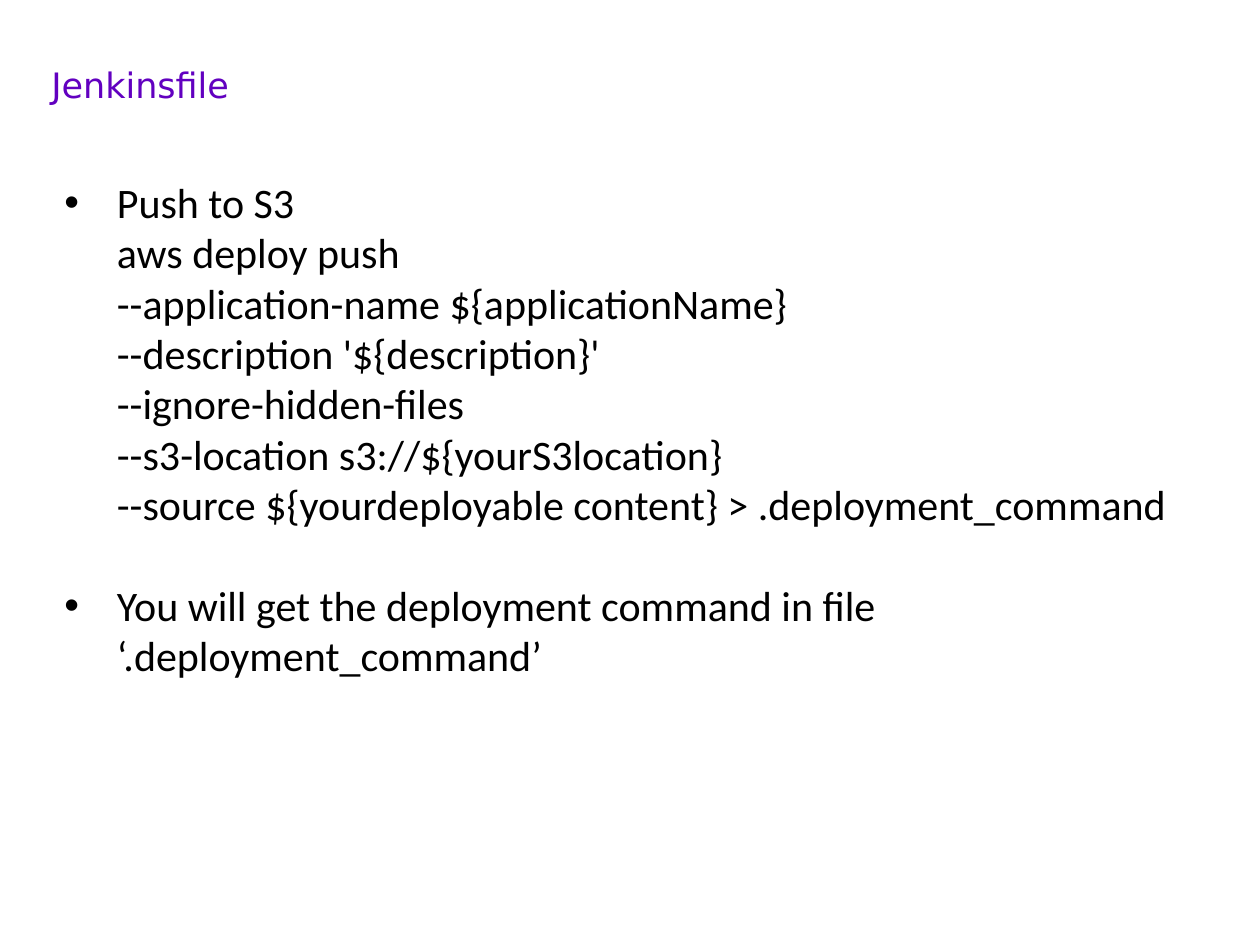
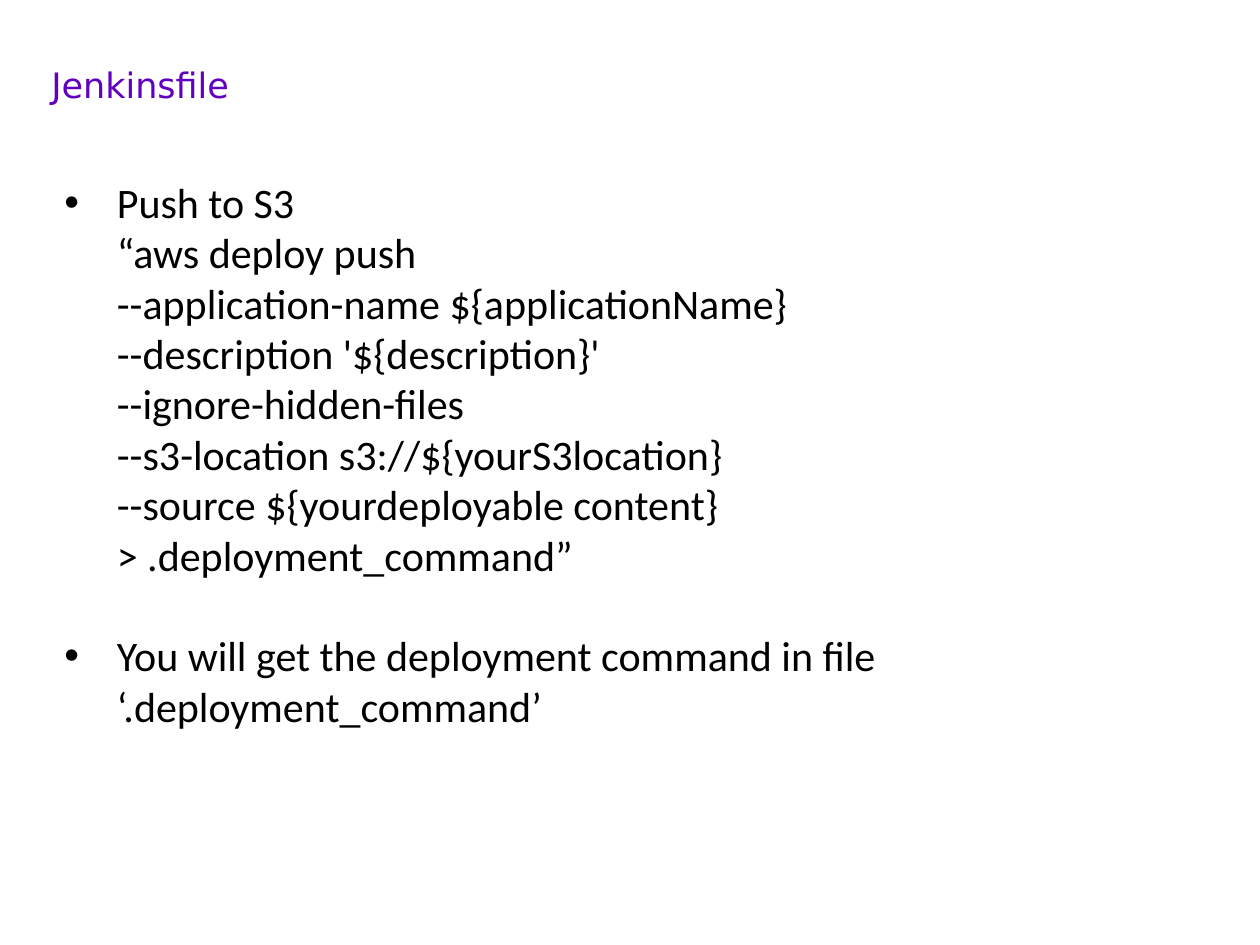
Before and after one commit to carlmitrais/wisdom, a slide deck: slide 11 of cdc_git_ws5.pptx (slide 9 before the commit). Drawn at 1260x945 pixels with LibreOffice and Linux fonts; fonts in the diff are those of the drawing; background and template pictures are left out. Boxes give left, top, right and bottom in pixels: in the first picture for what was removed or moved away, otherwise in the second. Text is boxed around its words. In the diff, an @@ line names an element or a change of style, - is before the commit and + after.

```diff
--- a/cdc_git_ws5.pptx
+++ b/cdc_git_ws5.pptx
@@ text at (117, 189, 787, 578): text changed @@
-• Push to S3
-  aws deploy push
-  --application-name ${applicationName}
-  --description '${description}'
-  --ignore-hidden-files
-  --s3-location s3://${yourS3location}
-  --source ${yourdeployable content} > .deployment_command
+• Push to S3
+  “aws deploy push
+  --application-name ${applicationName}
+  --description '${description}'
+  --ignore-hidden-files
+  --s3-location s3://${yourS3location}
+  --source ${yourdeployable content} > .deployment_command”
```
Also in this commit, not shown: 2 other slides changed, 3 slides added.
